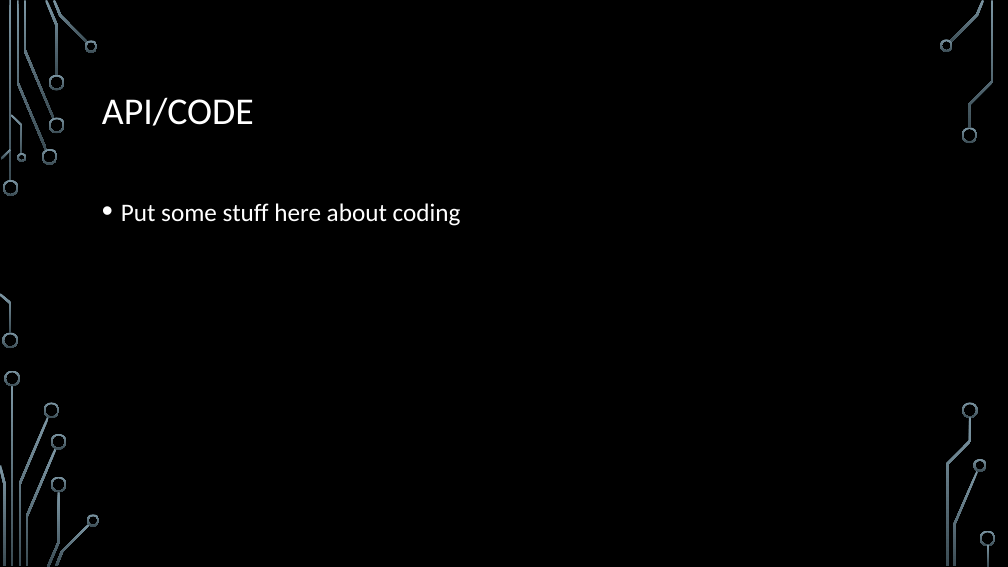
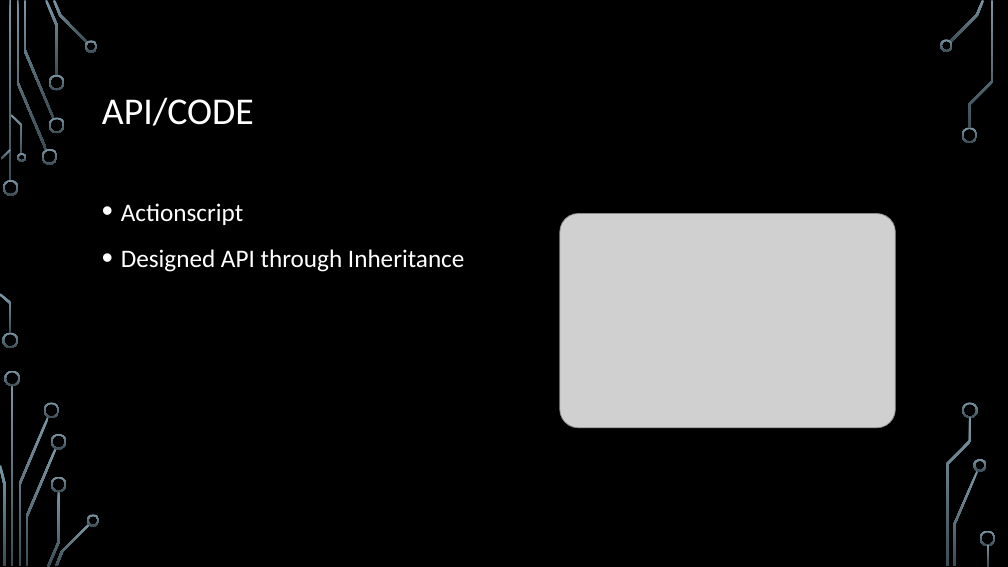
Before and after one commit to MHSCSClub/FBLA_GameSimulation_2014, a slide deck: slide 5 of Powerpoint.pptx. Drawn at 1008x567 pixels with LibreOffice and Linux fonts; fonts in the diff are those of the drawing; grey boxes stand for pictures; background and template pictures are left out. Boxes give left, top, right and bottom in pixels: in the first picture for what was removed or moved away, otherwise in the second. Text is boxed around its words. In the diff, an @@ line names an element or a change of style, - is before the commit and + after.

```diff
--- a/Powerpoint.pptx
+++ b/Powerpoint.pptx
@@ text at bbox=[121, 203, 464, 272]: text changed @@
-• Put some stuff here about coding
+• Actionscript
+• Designed API through Inheritance
@@ picture added at bbox=[560, 213, 896, 427] @@
```
Also in this commit, not shown: 2 other slides changed.
